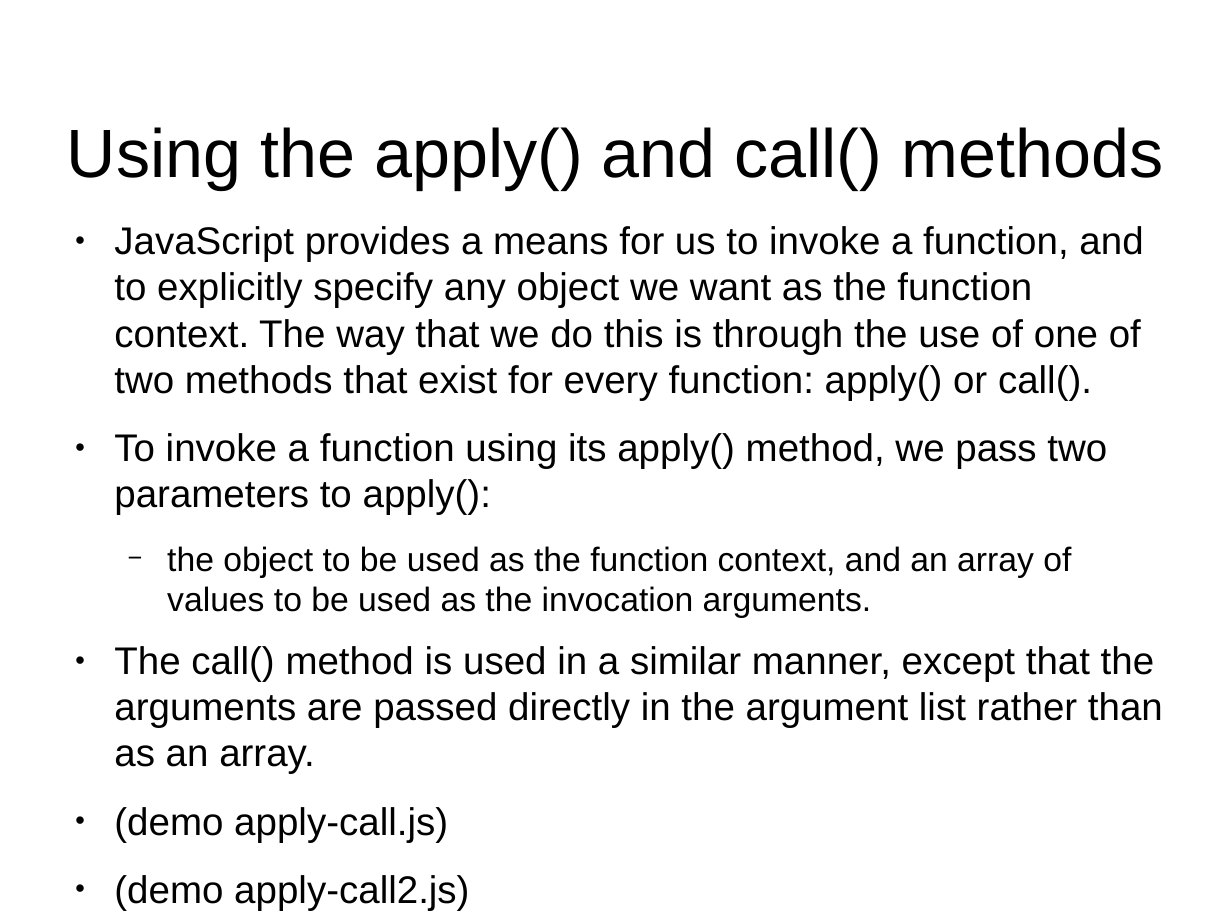
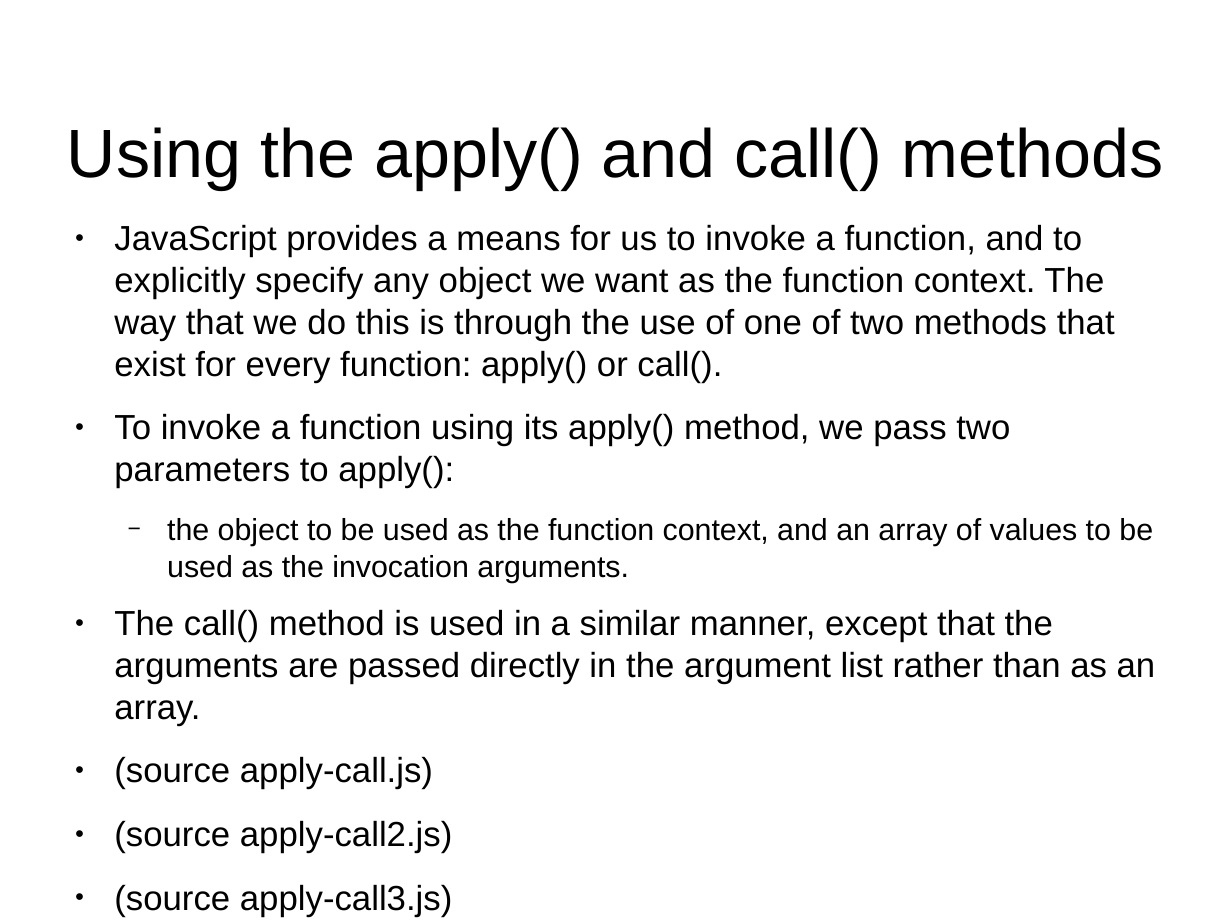
Before and after one commit to tomafc330/presentations, a slide deck: slide 13 of advanced-javascript/presentation.odp. Drawn at 1232x924 pixels with LibreOffice and Linux fonts; fonts in the diff are those of the drawing. Boxes give left, top, right and bottom in pixels: in the first picture for what was removed or moved away, otherwise in the second. Text is boxed around its words. In the diff, an @@ line names an element or a change of style, - is before the commit and + after.

```diff
--- a/advanced-javascript/presentation.odp
+++ b/advanced-javascript/presentation.odp
@@ text at [114, 224, 1156, 726]: size 24.8 to 22.4 pt in "JavaScript provides a means for us to ...", "To invoke a function using its apply() ...", "The call() method is used in a ..."; size 21.7 to 19.6 pt in "the object to be used as the ..." @@
@@ text at [114, 756, 452, 917]: text changed; size 24.8 to 22.4 pt @@
-● (demo apply-call.js)
-● (demo apply-call2.js)
+● (source apply-call.js)
+● (source apply-call2.js)
+● (source apply-call3.js)
```
Also in this commit, not shown: 4 other slides changed, 2 slides added, 7 other files.
